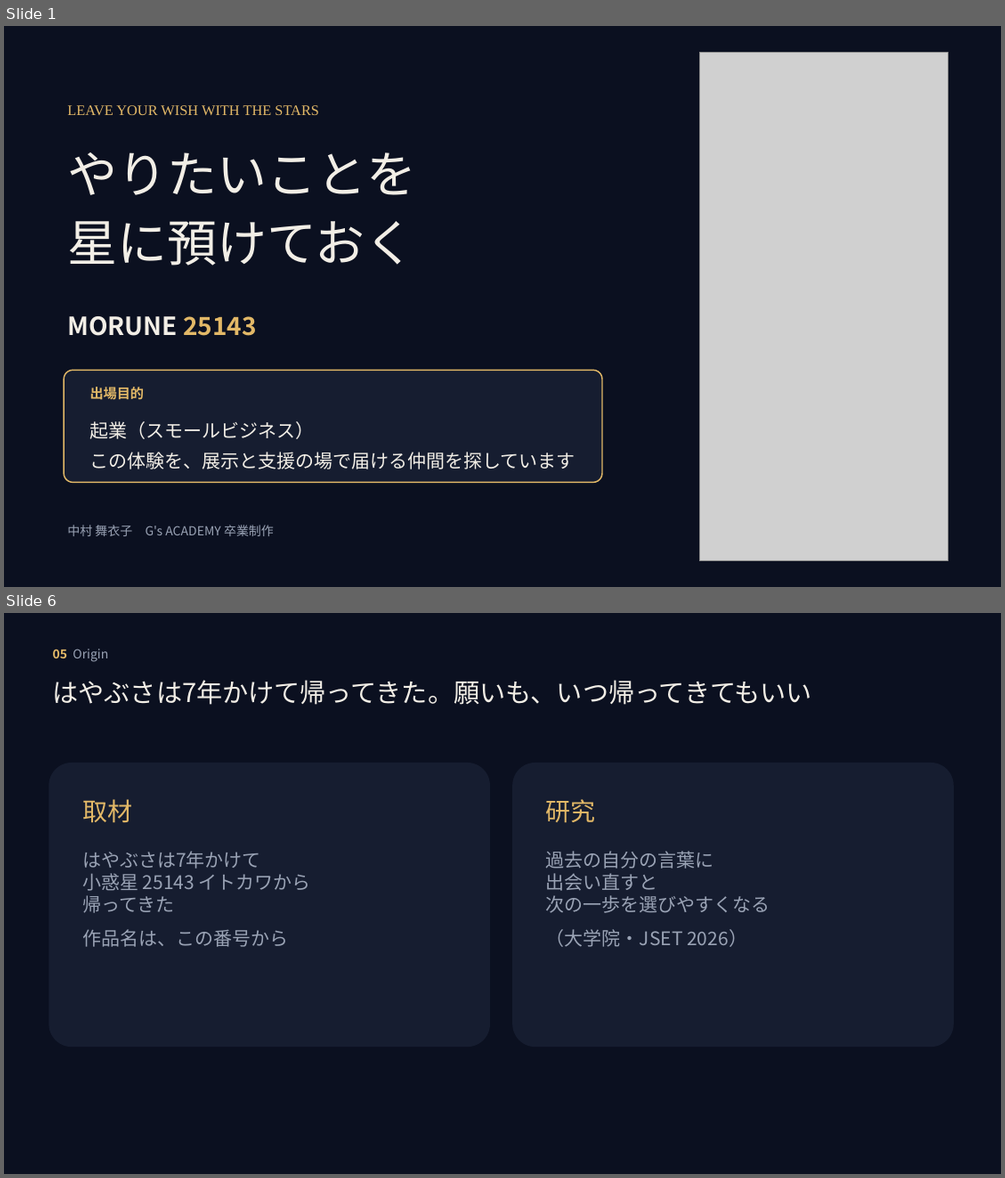
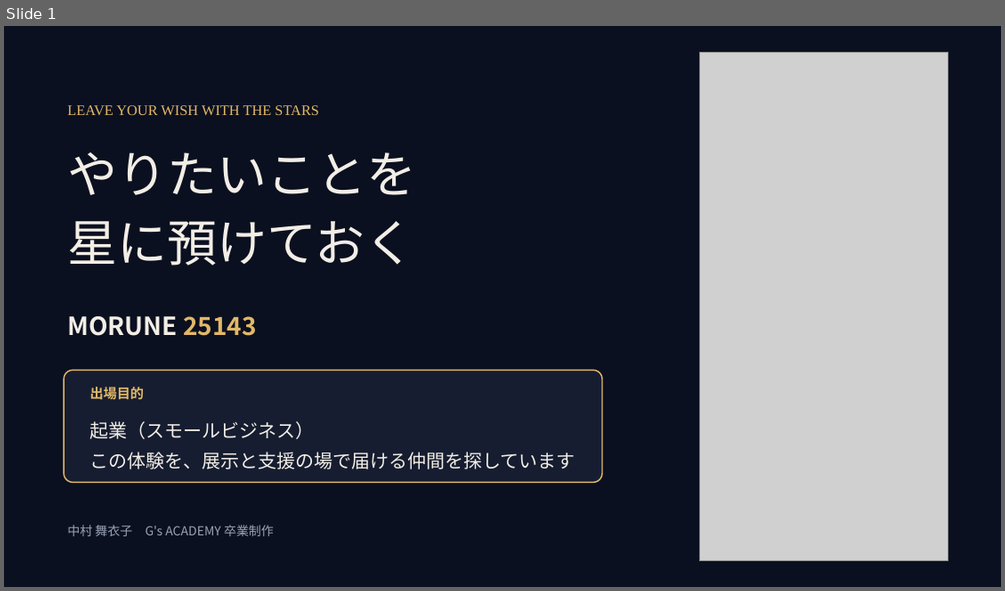
Before and after one commit to mai-san447/hello-earth-25143, a slide deck: deliverables/2026-10-11-gga-selection/MORUNE25143_GGAセレクション_2026-10-12.pptx. Shown one above the other, each under a label of ours: slides 1 and 6 before the commit, slide 1 after it; the slides between them are not shown. The pictures are 1005x1178 and 1005x591 pixels, drawn with LibreOffice and Linux fonts; fonts in the diff are those of the drawing; grey boxes stand for pictures. Boxes give left, top, right and bottom in pixels: in the first picture for what was removed or moved away, otherwise in the second. Text is boxed around its words. In the diff, an @@ line names an element or a change of style, - is before the commit and + after.

```diff
--- a/deliverables/2026-10-11-gga-selection/MORUNE25143_GGAセレクション_2026-10-12.pptx
+++ b/deliverables/2026-10-11-gga-selection/MORUNE25143_GGAセレクション_2026-10-12.pptx
@@ slide 6 removed at bbox=[4, 613, 1001, 1174], background #0B1020 @@
@@ text removed at bbox=[53, 649, 108, 662] @@
-05 Origin
@@ text removed at bbox=[53, 680, 812, 705] @@
-はやぶさは7年かけて帰ってきた。願いも、いつ帰ってきてもいい
@@ rounded rectangle removed at bbox=[48, 763, 490, 1046] @@
@@ rounded rectangle removed at bbox=[512, 763, 954, 1046] @@
@@ text removed at bbox=[82, 799, 132, 823] @@
-取材
@@ text removed at bbox=[546, 799, 596, 823] @@
-研究
@@ text removed at bbox=[82, 851, 311, 947] @@
-はやぶさは7年かけて
-小惑星 25143 イトカワから
-帰ってきた
-作品名は、この番号から
@@ text removed at bbox=[546, 851, 770, 947] @@
-過去の自分の言葉に
-出会い直すと
-次の一歩を選びやすくなる
-（大学院・JSET 2026）
```
Also in this commit, not shown: 6 slides changed, 2 slides added, 2 other slides removed, 2 other files.
